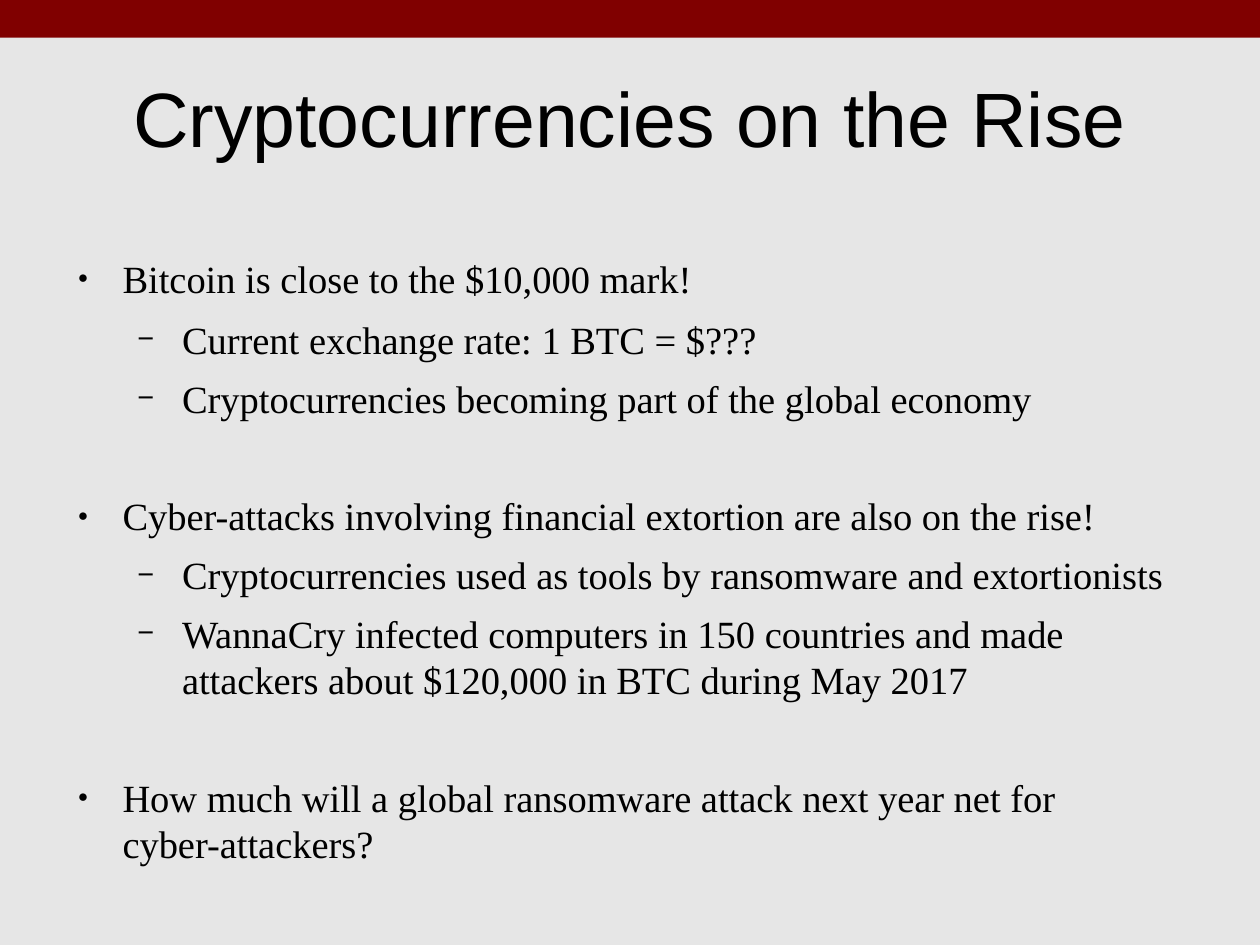
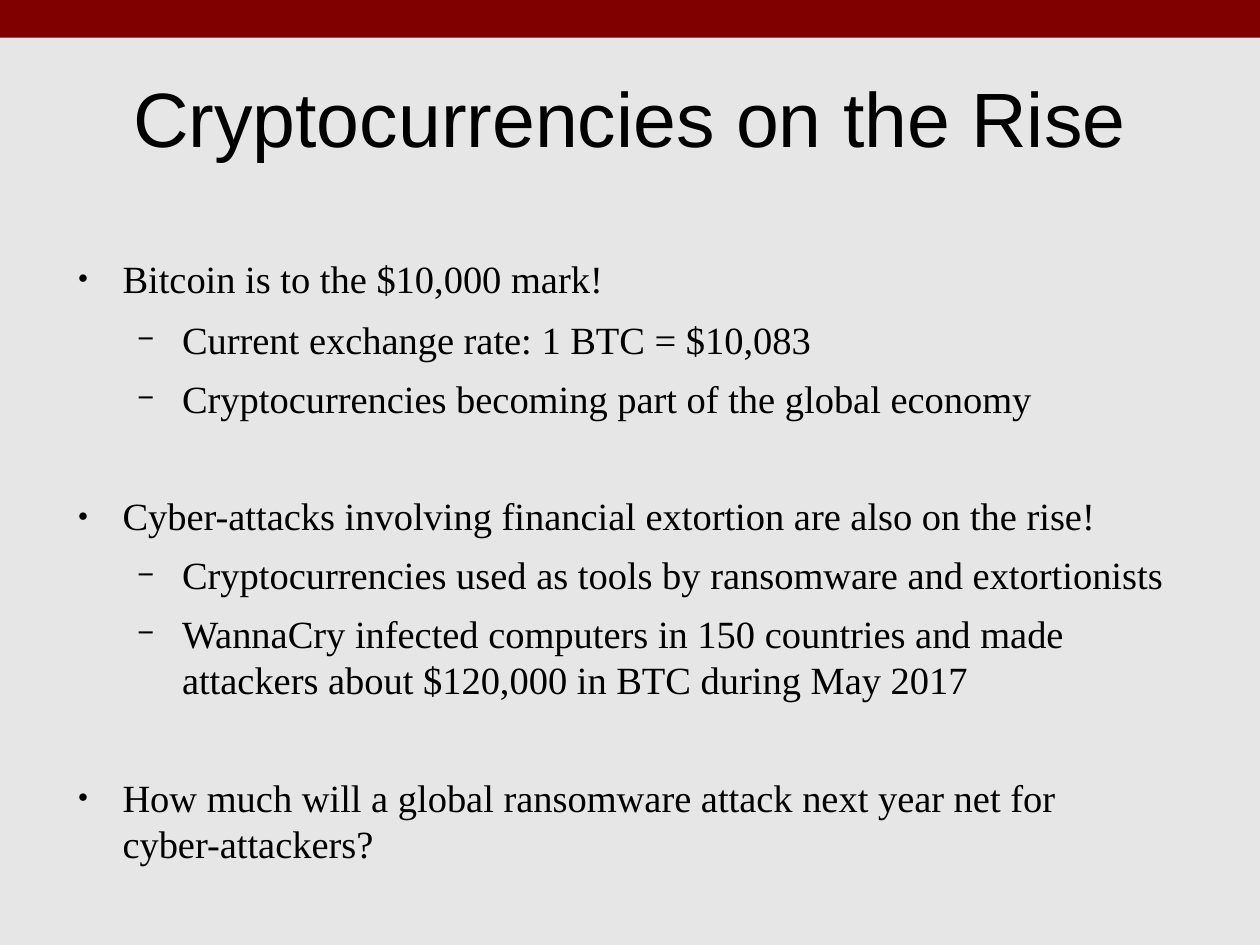
Before and after one commit to benroose/presentations, a slide deck: slide 5 of cryptocurrency_myths/cs898at_ben_roose_presentation.odp. Drawn at 1260x945 pixels with LibreOffice and Linux fonts; fonts in the diff are those of the drawing. Boxes give left, top, right and bottom in pixels: in the first picture for what was removed or moved away, otherwise in the second. Text is boxed around its words. In the diff, an @@ line names an element or a change of style, - is before the commit and + after.

Commit message:
updating slides with current bitcoin value

```diff
--- a/cryptocurrency_myths/cs898at_ben_roose_presentation.odp
+++ b/cryptocurrency_myths/cs898at_ben_roose_presentation.odp
@@ text at [123, 265, 811, 362]: text changed @@
-● Bitcoin is close to the $10,000 mark!
-  − Current exchange rate: 1 BTC = $???
+● Bitcoin is to the $10,000 mark!
+  − Current exchange rate: 1 BTC = $10,083
```
Also in this commit, not shown: 1 other file.
